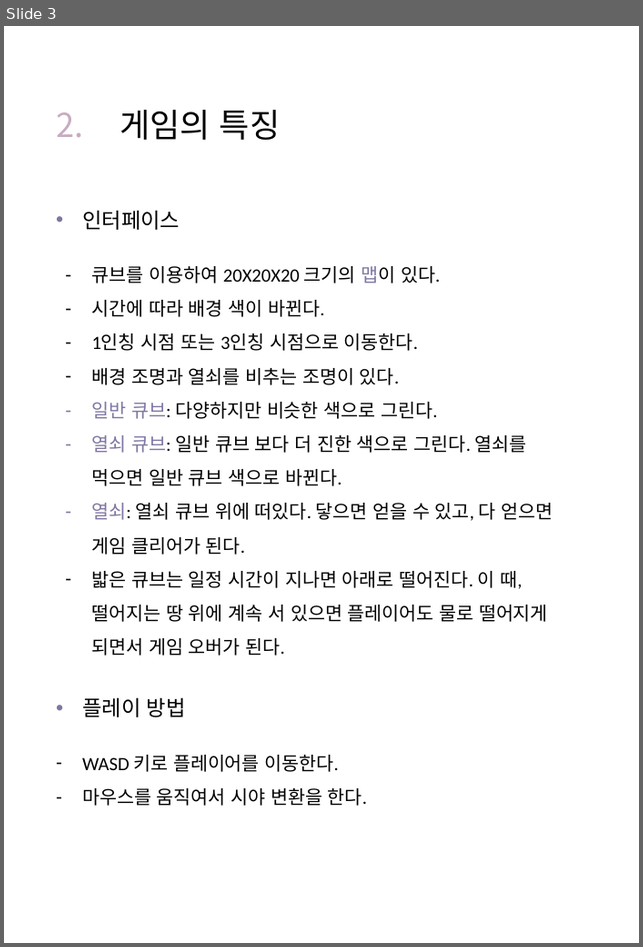
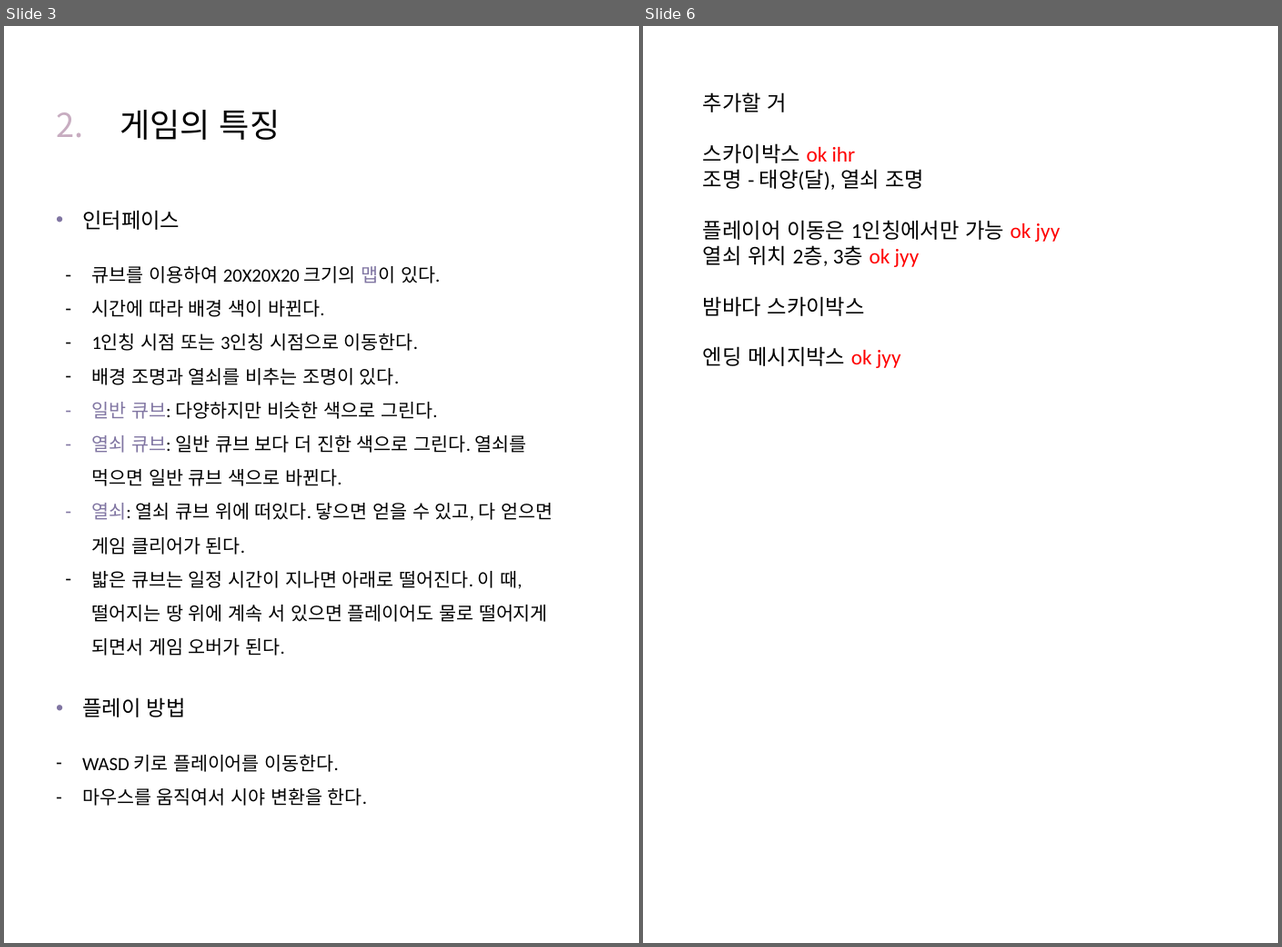
Before and after one commit to iop01447/2-2-ComputerGraphics-CUBE-ISLE, a slide deck: 컴그_기말프로젝트_제안서.pptx. Shown side by side, each under a label of ours: slide 3 before the commit, slides 3 and 6 after it; the slides between them are not shown. The pictures are 643x947 and 1282x947 pixels, drawn with LibreOffice and Linux fonts; fonts in the diff are those of the drawing. Boxes give left, top, right and bottom in pixels: in the first picture for what was removed or moved away, otherwise in the second. Text is boxed around its words. In the diff, an @@ line names an element or a change of style, - is before the commit and + after.

```diff
--- a/컴그_기말프로젝트_제안서.pptx
+++ b/컴그_기말프로젝트_제안서.pptx
@@ slide 6 added at [643,26,1278,943], background #FFFFFF @@
@@ text added at [703,92,1061,368], 18 pt, text #000000 @@
+추가할 거
+스카이박스 ok ihr
+조명 - 태양(달), 열쇠 조명
+플레이어 이동은 1인칭에서만 가능 ok jyy
+열쇠 위치 2층, 3층 ok jyy
+밤바다 스카이박스
+엔딩 메시지박스 ok jyy
```
Also in this commit, not shown: 1 slide changed.
